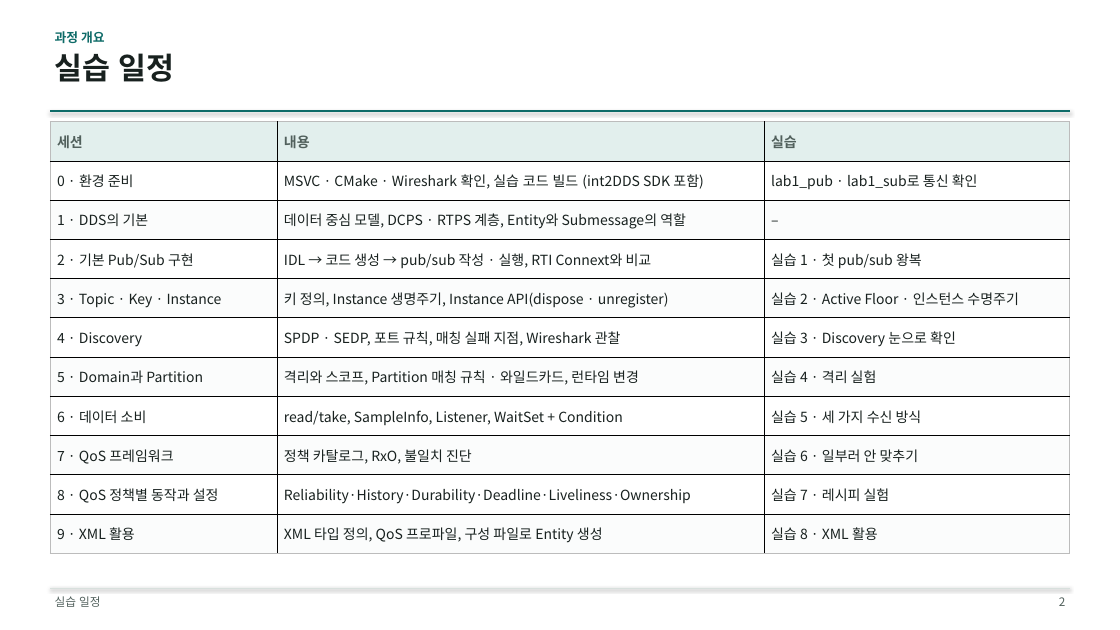
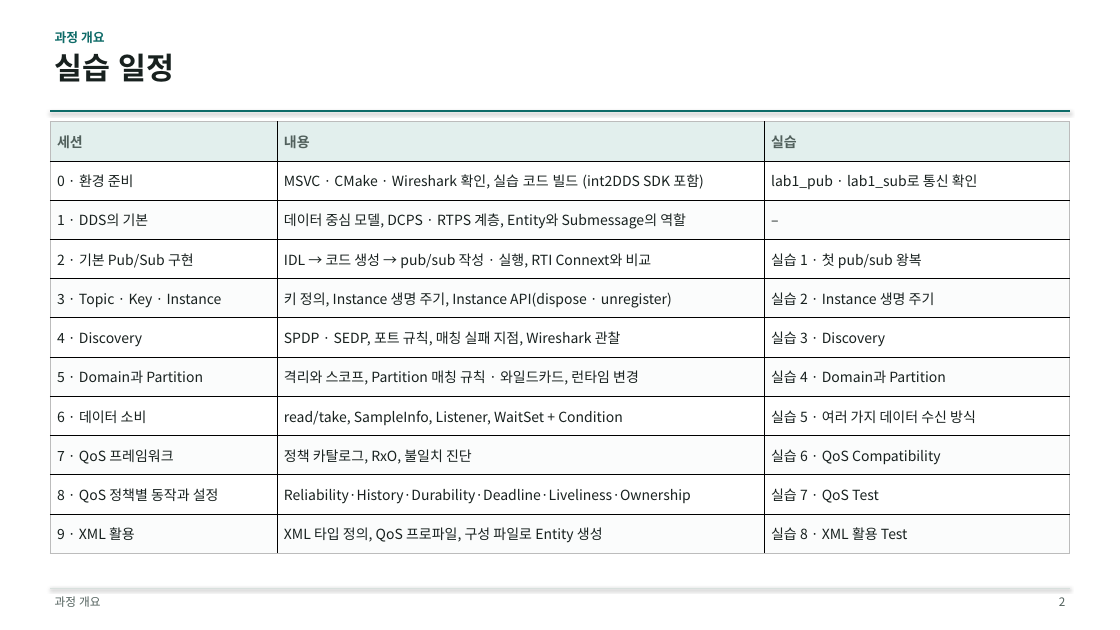
Before and after one commit to IntellectusCorp/int2DDS-lecture, a slide deck: slide 2 of int2dds-lecture.pptx. Drawn at 1120x630 pixels with LibreOffice and Linux fonts; fonts in the diff are those of the drawing. Boxes give left, top, right and bottom in pixels: in the first picture for what was removed or moved away, otherwise in the second. Text is boxed around its words. In the diff, an @@ line names an element or a change of style, - is before the commit and + after.

```diff
--- a/int2dds-lecture.pptx
+++ b/int2dds-lecture.pptx
@@ table at (50,122,1070,554) @@
-row 5, column 2: 키 정의, Instance 생명주기, Instance API(dispose · unregister)
+row 5, column 2: 키 정의, Instance 생명 주기, Instance API(dispose · unregister)
-row 5, column 3: 실습 2 · Active Floor · 인스턴스 수명주기
+row 5, column 3: 실습 2 · Instance 생명 주기
-row 6, column 3: 실습 3 · Discovery 눈으로 확인
+row 6, column 3: 실습 3 · Discovery
-row 7, column 3: 실습 4 · 격리 실험
+row 7, column 3: 실습 4 · Domain과 Partition
-row 8, column 3: 실습 5 · 세 가지 수신 방식
+row 8, column 3: 실습 5 · 여러 가지 데이터 수신 방식
-row 9, column 3: 실습 6 · 일부러 안 맞추기
+row 9, column 3: 실습 6 · QoS Compatibility
-row 10, column 3: 실습 7 · 레시피 실험
+row 10, column 3: 실습 7 · QoS Test
-row 11, column 3: 실습 8 · XML 활용
+row 11, column 3: 실습 8 · XML 활용 Test
@@ text at (55,596,100,607): text changed @@
-실습 일정
+과정 개요
```
Also in this commit, not shown: 52 other slides changed.
